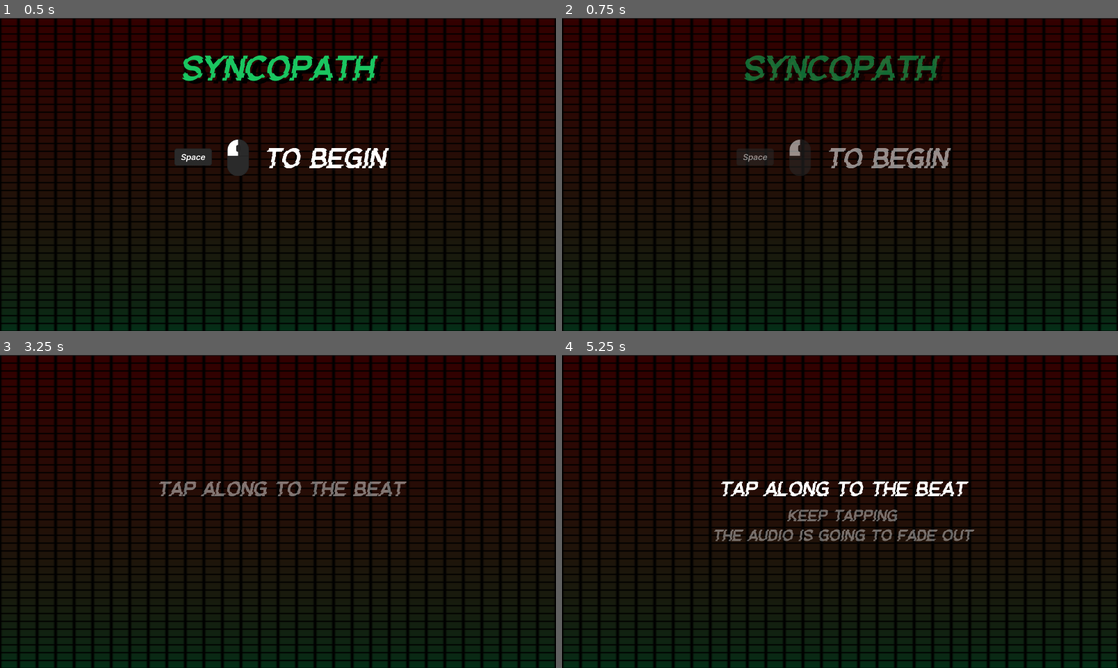
Above: before the commit, frames 1-4 (two rows, left to right).
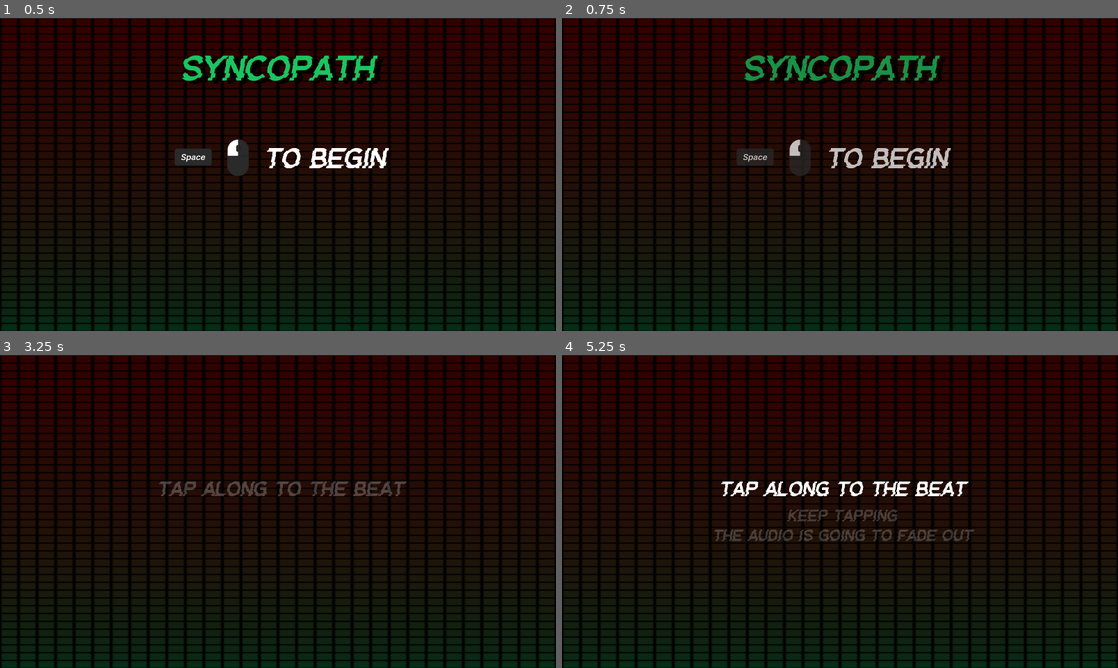
Above: after the commit, the same moments.

Repository: RyanCross/syncopath
Game: Godot game, scene res://main.tscn
Two runs of this game, one before a commit and one after it. Both use one fixed random seed, a clock stepped at 60 frames per second and the inputs below.
Inputs (mouse positions are in pixels of both pictures, inside the frame that each line leads up to):
- Up to frame 1 (0.5 s): no input
- Up to frame 2 (0.75 s): tap Enter (ui_accept) at 0.5 s; move the mouse to (840, 174) at 0.52 s; tap Space (primary_action, bound only after the commit) at 0.6 s
- Up to frame 3 (3.25 s): tap Enter (ui_accept) at 0.77, 0.8, 1.07, 1.35, 1.52, 1.82, 2, 2.3, 2.75, 3.02 s; move the mouse to (166, 527) at 1.27 s; tap Space (primary_action, bound only after the commit) at 1.55, 2.1, 2.85 s; move the mouse to (333, 442) at 2.02 s; move the mouse to (250, 574) at 2.77 s
- Up to frame 4 (5.25 s): tap Enter (ui_accept) at 3.32, 3.6, 3.77, 4.07, 4.25, 4.52, 4.82, 5 s; move the mouse to (1006, 558) at 3.52 s; move the mouse to (673, 464) at 4.27 s; tap Space (primary_action, bound only after the commit) at 4.35, 5.1 s; move the mouse to (867, 511) at 5.02 s

Frame 1 is identical in both runs. In frame 2, 2.0% of the frame differs, in the area x 32-70%, y 12-48%; in frame 3, 0.8%; in frame 4, 1.0%.

Commit message:
Last commit of MVP for real, super janky line placement on scorePanel, audioFade

Diff:
--- a/Scenes/ScorePanel.tscn
+++ b/Scenes/ScorePanel.tscn
@@ -1,9 +1,16 @@
-[gd_scene load_steps=5 format=3 uid="uid://dmbxfskpuaso4"]
+[gd_scene load_steps=6 format=3 uid="uid://dmbxfskpuaso4"]
 
 [ext_resource type="FontFile" uid="uid://drmbltel11xaa" path="res://Fonts/glitch-goblin-font/GlitchGoblin-2O87v.ttf" id="1_23iis"]
 [ext_resource type="Texture2D" uid="uid://dv0oxssbilfq1" path="res://Images/ux/UI Hologram Interface - Wenrexa/Card X1/Card X2.png" id="1_vcg05"]
 [ext_resource type="Script" path="res://Scripts/score_panel.gd" id="2_d1pxp"]
 [ext_resource type="Theme" uid="uid://bbk4lpdcigx8v" path="res://theme.tres" id="2_ibnba"]
+
+[sub_resource type="StyleBoxLine" id="StyleBoxLine_6q65s"]
+color = Color(1, 1, 1, 1)
+grow_begin = 0.0
+grow_end = 0.0
+thickness = 3
+vertical = true
 
 [node name="ScorePanel" type="TextureRect"]
 anchors_preset = -1
@@ -25,6 +32,19 @@
 anchor_bottom = 0.346667
 theme_override_constants/separation = 50
 alignment = 1
+
+[node name="CanvasLayer" type="CanvasLayer" parent="VBoxContainer"]
+layer = 0
+
+[node name="VSeparator" type="VSeparator" parent="VBoxContainer/CanvasLayer"]
+visible = false
+z_index = 1
+anchors_preset = -1
+anchor_left = 0.506771
+anchor_top = 0.2
+anchor_right = 0.511458
+anchor_bottom = 0.698148
+theme_override_styles/separator = SubResource("StyleBoxLine_6q65s")
 metadata/_edit_use_anchors_ = true
 
 [node name="FinalScoreLabel" type="Label" parent="VBoxContainer"]
@@ -40,6 +60,7 @@
 theme_override_constants/margin_right = 100
 
 [node name="BeatSlidersVbox" type="VBoxContainer" parent="VBoxContainer/MarginContainer2"]
+z_index = 2
 layout_mode = 2
 theme = ExtResource("2_ibnba")
 theme_override_constants/separation = 10
--- /dev/null
+++ b/Scripts/ActiveTrack.gd
@@ -0,0 +1,17 @@
+extends AudioStreamPlayer2D
+
+
+# Called when the node enters the scene tree for the first time.
+func _ready():
+	pass # Replace with function body.
+
+
+# Called every frame. 'delta' is the elapsed time since the previous frame.
+func _process(delta):
+	pass
+
+
+func _on_time_to_fade_track_audio(fadeTrackBufferMs : int):
+	var trackFadeTween : Tween = self.create_tween();
+	trackFadeTween.tween_property(self, "volume_db", 0.0, fadeTrackBufferMs / 1000)
+	trackFadeTween.tween_callback(self.queue_free) # Replace with function body.
--- a/Scripts/main.gd
+++ b/Scripts/main.gd
@@ -4,6 +4,11 @@
 signal beat_tracking_has_started
 signal game_over
 signal game_ending
+
+#region One Shot Signals
+# configured as one shot by signal pane
+signal time_to_fade_track_audio
+#endregion
 
 const MAX_BEAT_SCORE = 50
 const MAX_TOTAL_SCORE = 1000
@@ -14,7 +19,7 @@
 @onready var prompt3 := $VBoxContainer/Prompt3
 @onready var prompt4 := $VBoxContainer/Prompt4
 
-@onready var audioPlayer = $AudioStreamPlayer2D
+@onready var trackPlayer = $ActiveTrack
 @onready var clapFx = $Clap
 
 ### DebuggerInformation
@@ -25,26 +30,32 @@
 @onready var debugTimeSinceGameStart := $DebugModeViewport/DebugContents/TimeInformation/TimeSinceGameStarted
 @onready var debugPlayerBeatTracking : VBoxContainer = $DebugModeViewport/DebugContents/PlayerBeatTracking
 
-@onready var beatsPerMinute := 120
+@onready var beatsPerMinute := 120 #TODO store each track in it's own audioplayer, get BPM from metadata of Selected Track
 @onready var beatsPerSecond := beatsPerMinute / 60
-@onready var beatDurationMs : int = ceil(1000 / beatsPerSecond)
+@onready var beatDurationMs : int = ceil(1000 / beatsPerSecond) # duration of a single beat
+# the alotted time for instruction prompts and for player to get feel for the beat once they hit play
 @onready var introDurationMs : int = 10000
+# the alotted time for beats to be tracked for a score, the "true" game duration
 @onready var beatTrackingDurationMs : int = 10000 + beatWindowBufferMs
 # a buffer in case player is early/late on first or last beat, respectively
 @onready var beatWindowBufferMs : int = beatDurationMs # the window for beat input is before the next beat or after the previous
 @onready var gameDurationMs = introDurationMs + beatTrackingDurationMs
 @onready var beatsToTrack = beatTrackingDurationMs / 1000 * beatsPerSecond
-@onready var timeSinceGameStartMs = 0;
-
+
+# TODO can remove some of these globals by using one shot signals (from panel)
+var timeSinceGameStartMs = 0;
 var gameStarted := false
+var beatTrackingStarted := false
 var gameIsEnding := false
 var gameOver := false
-var beatTrackingStarted := false
+
 var perfectBeatTimings = Array()
 var playerBeatTimings = Array()
 var beatScores = Array()
 var endingCountdownFadeInTime = .5
 var beatDistances = Array()
+var fadeTrackBufferMs = 3000
+
 
 func calculateFinalScore():
 	var finalScore := 0;
@@ -126,7 +137,7 @@
 	if Input.is_action_just_pressed("toggle_debug_mode"): # F2
 		debugModeViewport.set_visible(!debugModeViewport.is_visible())
 	if !gameOver:
-		if Input.is_action_just_pressed("ui_accept"):
+		if Input.is_action_just_pressed("primary_action"):
 			clapFx.play()
 
 			if gameStarted == false:
@@ -144,22 +155,25 @@
 			else:
 				$VBoxContainer/Prompt4/GameEndingCountdownLabel.set_text("0")
 		if !beatTrackingStarted:
+			if(introDurationMs - fadeTrackBufferMs - timeSinceGameStartMs <= 0):
+					emit_signal("time_to_fade_track_audio", fadeTrackBufferMs)
+
 			if (introDurationMs - timeSinceGameStartMs >= 0):
 				debugTimeTillTrackingStart.set_text("Time till tracking start: " + String.num(introDurationMs - timeSinceGameStartMs))
 			else:
 				debugTimeTillTrackingStart.set_text("Tracking Started")
 				emit_signal("beat_tracking_has_started")
 
-		if timeSinceGameStartMs >= introDurationMs - round(beatWindowBufferMs / 4): #subtract beat buffer length here in case player inputs early
+		if timeSinceGameStartMs >= introDurationMs - round(beatWindowBufferMs / 3): #subtract a fraction of beat buffer length in case player inputs early
 			# pad missed beats
 			# if worst score already made, then
 			if (playerBeatTimings.size() < beatsToTrack):
 				if timeSinceGameStartMs >= perfectBeatTimings[playerBeatTimings.size()] + beatDurationMs:
-					#player has missed a beat, pad the array so they can still recover
+					# player has missed a beat, pad the array so subsequent beats are still compared in the proper order
 					debug_capture_beat_info(String.num(perfectBeatTimings[playerBeatTimings.size()] + beatDurationMs))
 					playerBeatTimings.append(perfectBeatTimings[playerBeatTimings.size()] + beatDurationMs)
 
-			if Input.is_action_just_pressed("ui_accept"):
+			if Input.is_action_just_pressed("primary_action"):
 				if playerBeatTimings.size() < beatsToTrack:
 					var captureTimeMs : String = String.num(timeSinceGameStartMs, 5)
 					debug_capture_beat_info(captureTimeMs)
@@ -181,30 +195,24 @@
 
 	# timers are for juice, creatings small delays in visual/audio changes
 	await get_tree().create_timer(.5).timeout
-	audioPlayer.play() # Play the track
+	trackPlayer.play() # Play the track
 	await get_tree().create_timer(2).timeout
 	fadeInAndMakeVisible(prompt2)
 	await get_tree().create_timer(2).timeout
 	fadeInAndMakeVisible(prompt3)
 
+func _on_beat_tracking_has_started():
+	fadeOutAndDestroy(prompt2)
+	fadeOutAndDestroy(prompt3)
+	beatTrackingStarted = true
+
 func _on_game_over(_finalScore, _beatDistances):
 	fadeOutAndDestroy(prompt4, .5)
 	gameOver = true;
 
-
-func _on_beat_tracking_has_started():
-	audioPlayer.stop();
-	fadeOutAndDestroy(prompt2)
-	fadeOutAndDestroy(prompt3)
-	beatTrackingStarted = true
-
-
 func _on_game_ending():
 	fadeInAndMakeVisible(prompt4, endingCountdownFadeInTime)
 	gameIsEnding = true;
-
-
-	pass # Replace with function body.
 
 func debug_capture_beat_info(captureTimeMs : String):
 	var beatCaptureInfo: Label = Label.new()
--- a/Scripts/score_panel.gd
+++ b/Scripts/score_panel.gd
@@ -3,7 +3,8 @@
 @onready var finalScoreLabel : Label = $VBoxContainer/FinalScoreLabel
 @onready var beatSlidersParent : VBoxContainer = $VBoxContainer/MarginContainer2/BeatSlidersVbox
 @onready var sliderToCopy : HSlider = $VBoxContainer/MarginContainer2/BeatSlidersVbox/SliderToCopy
-@onready var pointValues :HBoxContainer = $VBoxContainer/MarginContainer2/BeatSlidersVbox/PointValuesToCopy
+@onready var pointValues : HBoxContainer = $VBoxContainer/MarginContainer2/BeatSlidersVbox/PointValuesToCopy
+@onready var verticalLine : VSeparator = $VBoxContainer/CanvasLayer/VSeparator
 # Called when the node enters the scene tree for the first time.
 func _ready():
 	pass # Replace with function body.
@@ -23,6 +24,7 @@
 	finalScoreLabel.set_text("Final Score: " + String.num_int64(finalScore))
 
 	fadeInAndMakeVisible(self)
+	fadeInAndMakeVisible(verticalLine, 1)
 
 	for i in beatDistances.size():
 		var beatScoreSlider : HSlider = sliderToCopy.duplicate()
--- a/main.tscn
+++ b/main.tscn
@@ -1,26 +1,19 @@
-[gd_scene load_steps=13 format=3 uid="uid://dns3vic506tdf"]
+[gd_scene load_steps=12 format=3 uid="uid://dns3vic506tdf"]
 
 [ext_resource type="Script" path="res://Scripts/main.gd" id="1_df0y5"]
 [ext_resource type="Shader" path="res://Shaders/analyzer.gdshader" id="2_glvls"]
 [ext_resource type="Script" path="res://Scripts/analyzer.gd" id="2_ids38"]
+[ext_resource type="Script" path="res://Scripts/ActiveTrack.gd" id="3_romnm"]
 [ext_resource type="FontFile" uid="uid://drmbltel11xaa" path="res://Fonts/glitch-goblin-font/GlitchGoblin-2O87v.ttf" id="4_n04ua"]
 [ext_resource type="Texture2D" uid="uid://cg55xdtkd1td2" path="res://Fonts/T_Space_Key_Dark.png" id="5_yh7ir"]
 [ext_resource type="Texture2D" uid="uid://csl1q3hv1e5cv" path="res://Fonts/T_Mouse_Left_Key_Dark.png" id="6_ga2p0"]
 [ext_resource type="AudioStream" uid="uid://i552n3q2hc0l" path="res://Sounds/Beats/fpc3beat120bpm.wav" id="7_a3l7o"]
 [ext_resource type="AudioStream" uid="uid://bekv3f7fogliq" path="res://Sounds/SFX/snareclap9.wav" id="8_hgqmf"]
 [ext_resource type="PackedScene" uid="uid://dmbxfskpuaso4" path="res://Scenes/ScorePanel.tscn" id="9_0hlc4"]
-[ext_resource type="Shader" path="res://signal.gdshader" id="11_x1txl"]
 
 [sub_resource type="ShaderMaterial" id="ShaderMaterial_ankj7"]
 shader = ExtResource("2_glvls")
 shader_parameter/freq_data = null
-
-[sub_resource type="ShaderMaterial" id="ShaderMaterial_fviuc"]
-shader = ExtResource("11_x1txl")
-shader_parameter/color_signal = null
-shader_parameter/size = 0.2
-shader_parameter/zoom = 8.0
-shader_parameter/speed = 6.0
 
 [node name="Menu" type="Control"]
 layout_mode = 3
@@ -34,11 +27,12 @@
 grow_vertical = 2
 script = ExtResource("1_df0y5")
 
-[node name="AudioStreamPlayer2D" type="AudioStreamPlayer2D" parent="."]
+[node name="ActiveTrack" type="AudioStreamPlayer2D" parent="."]
 position = Vector2(-1.67026, -0.438817)
 scale = Vector2(1.56211, 1.85774)
 stream = ExtResource("7_a3l7o")
-volume_db = 7.658
+volume_db = 6.902
+script = ExtResource("3_romnm")
 
 [node name="equalizer" type="Control" parent="."]
 anchors_preset = 0
@@ -182,22 +176,13 @@
 [node name="ScorePanel" parent="." instance=ExtResource("9_0hlc4")]
 visible = false
 layout_mode = 1
-anchor_left = 0.274622
-anchor_top = 0.0483721
-anchor_right = 0.800143
-anchor_bottom = 0.881705
+anchor_left = 0.241271
+anchor_top = 0.0381395
+anchor_right = 0.766793
+anchor_bottom = 0.871472
+offset_right = 0.0
 grow_horizontal = 1
 grow_vertical = 1
-
-[node name="ColorRect" type="ColorRect" parent="."]
-visible = false
-material = SubResource("ShaderMaterial_fviuc")
-layout_mode = 0
-offset_left = 496.0
-offset_top = 44.0
-offset_right = 1384.0
-offset_bottom = 754.0
-color = Color(0.803922, 0.803922, 0.803922, 1)
 
 [node name="DebugModeViewport" type="SubViewportContainer" parent="."]
 visible = false
@@ -254,3 +239,4 @@
 [connection signal="game_over" from="." to="." method="_on_game_over"]
 [connection signal="game_over" from="." to="ScorePanel" method="_on_menu_game_over"]
 [connection signal="gui_input" from="." to="." method="_on_gui_input"]
+[connection signal="time_to_fade_track_audio" from="." to="ActiveTrack" method="_on_time_to_fade_track_audio" flags=6]
--- a/project.godot
+++ b/project.godot
@@ -33,3 +33,9 @@
 "events": [Object(InputEventKey,"resource_local_to_scene":false,"resource_name":"","device":-1,"window_id":0,"alt_press …(182 unchanged characters)…
 ]
 }
+primary_action={
+"deadzone": 0.5,
+"events": [Object(InputEventKey,"resource_local_to_scene":false,"resource_name":"","device":-1,"window_id":0,"alt_pressed":false,"shift_pressed":false,"ctrl_pressed":false,"meta_pressed":false,"pressed":false,"keycode":0,"physical_keycode":32,"key_label":0,"unicode":32,"echo":false,"script":null)
+, Object(InputEventMouseButton,"resource_local_to_scene":false,"resource_name":"","device":-1,"window_id":0,"alt_pressed":false,"shift_pressed":false,"ctrl_pressed":false,"meta_pressed":false,"button_mask":1,"position":Vector2(124, 17),"global_position":Vector2(128, 58),"factor":1.0,"button_index":1,"canceled":false,"pressed":true,"double_click":false,"script":null)
+]
+}
--- a/rhythmia/default_bus_layout.tres
+++ b/rhythmia/default_bus_layout.tres
@@ -1,8 +1,19 @@
-[gd_resource type="AudioBusLayout" load_steps=2 format=3 uid="uid://b3n203ni8fixx"]
+[gd_resource type="AudioBusLayout" load_steps=3 format=3 uid="uid://b3n203ni8fixx"]
 
 [sub_resource type="AudioEffectSpectrumAnalyzer" id="AudioEffectSpectrumAnalyzer_vte7b"]
+resource_name = "SpectrumAnalyzer"
+
+[sub_resource type="AudioEffectSpectrumAnalyzer" id="AudioEffectSpectrumAnalyzer_xdulo"]
 resource_name = "SpectrumAnalyzer"
 
 [resource]
 bus/0/effect/0/effect = SubResource("AudioEffectSpectrumAnalyzer_vte7b")
 bus/0/effect/0/enabled = true
+bus/1/name = &"VisualizedAudio"
+bus/1/solo = false
+bus/1/mute = false
+bus/1/bypass_fx = false
+bus/1/volume_db = 0.0
+bus/1/send = &"Master"
+bus/1/effect/0/effect = SubResource("AudioEffectSpectrumAnalyzer_xdulo")
+bus/1/effect/0/enabled = true
Binary file added: Images/inspo.png
Not shown, added: Images/inspo.png.import
Not shown, added: external_resources.txt
